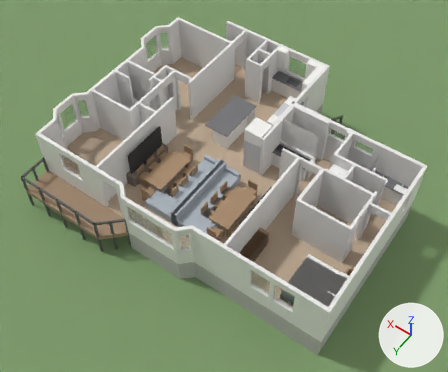
The glTF model house.glb as it was, and as the next commit left it.
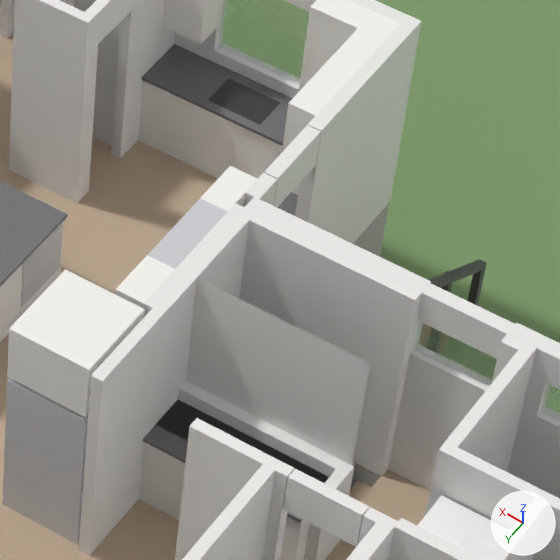
Each version appears first whole from a 50 mm camera at (-2.76, 21.52, 22.35) aimed at (7.62, 6.99, -0.48), and next in a close-up on the part from 54% to 80% of the width and 17% to 48% of the height. Arrows for +X, +Y and +Z are at lower right; the lights stay in place. The older version's two pictures come first. Where no turn or scale is listed for an object, it has been applied to the vertices. Vertices at exactly the same position are counted once.

Names of what the first close-up shows: 'FP Appliances', 'FP Cabinets', 'FP Countertops', 'FP Floor', 'FP Glass', 'FP Ground', 'FP Partial Walls', 'FP Plumbing', 'FP Sink & Cooktop', 'FP Walls', 'Hall cabinets 1: FP Cabinets', 'Hall cabinets 1: FP Countertops' and 4 more.
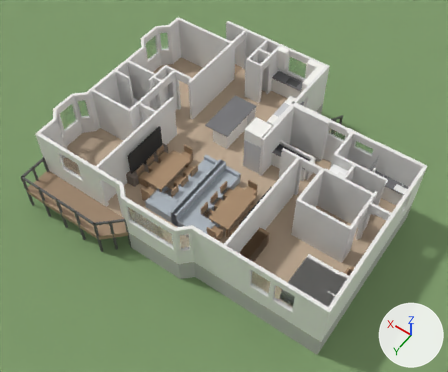
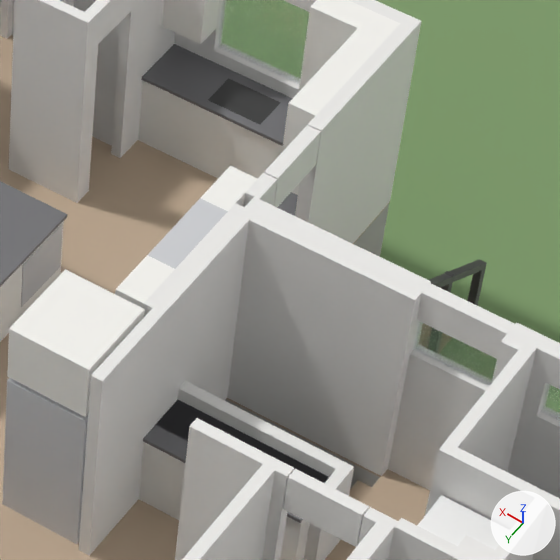
Patch to the scene script:
```diff
--- a/house.glb.py
+++ b/house.glb.py
@@ me_fp_walls_004 @@
 # used by ob_fp_walls; location = (0.0, 0.0, 0.0)
-me_fp_walls_004.from_pydata(...)  # 966 vertices, 1688 faces; spans x 0.0..15.1, y 0.0..11.8, z 0.0..2.5
+me_fp_walls_004.from_pydata(...)  # 960 vertices, 1676 faces; spans x 0.0..15.1, y 0.0..11.8, z 0.0..2.5
+# me_fp_walls_004 part 1
+# 6 vertices are removed from x 4.5..6.3, y 4.3, z 0.0..2.5
+# 18 faces are deleted
+# 6 new faces join them
 me_fp_walls_004.materials.append(mat_fp_wall)
```

Changed parts and their boxes (x1, y1, x2, y2) in the close-ups (560 x 560 px):
part 1 of me_fp_walls_004, cut back: before (89, 203, 372, 556); after (89, 203, 249, 556)
